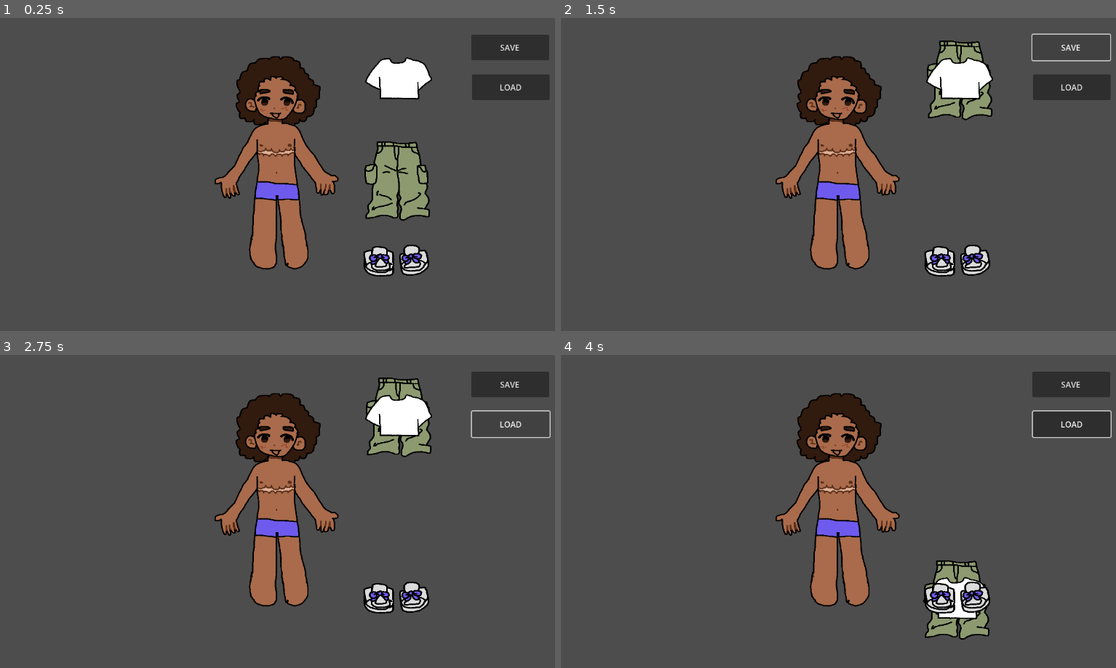
Above: before the commit, frames 1-4 (two rows, left to right).
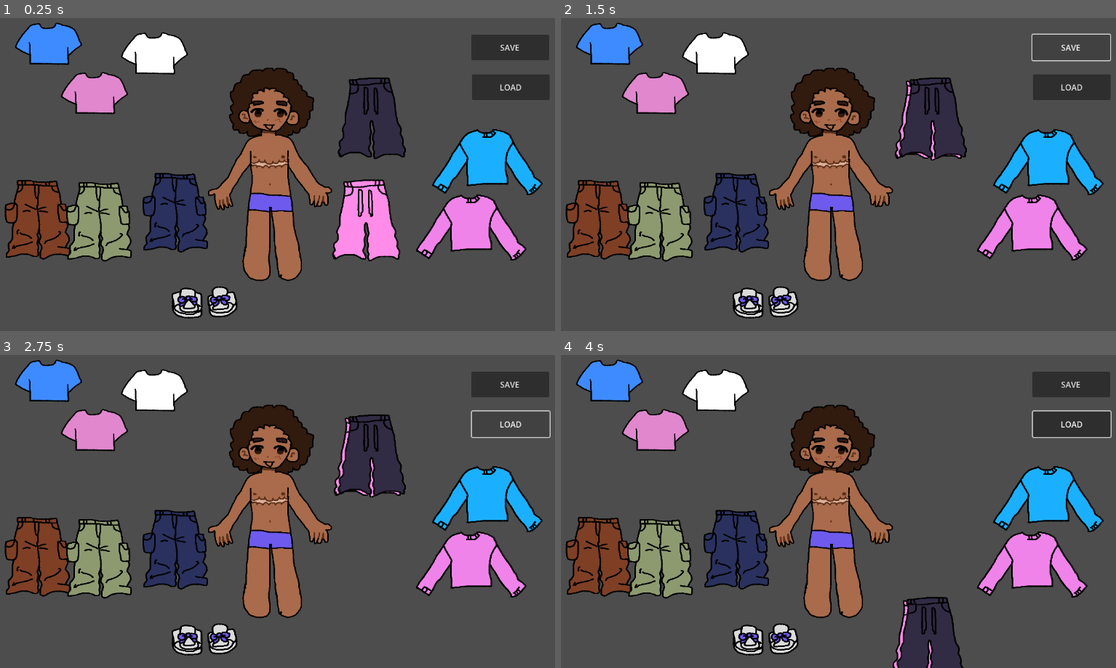
Above: after the commit, the same moments.

Repository: imdavis6/Dress-Up-Game
Game: Godot game, scene res://Main/Main.tscn
Two runs of this game, one before a commit and one after it. Both use one fixed random seed, a clock stepped at 60 frames per second and the inputs below.
Inputs (mouse positions are in pixels of both pictures, inside the frame that each line leads up to):
- Up to frame 1 (0.25 s): no input
- Up to frame 2 (1.5 s): tap Enter at 0.5 s; drag from (960, 180) to (960, 77) at 0.52 s; click "SAVE" at 1.25 s
- Up to frame 3 (2.75 s): click "LOAD" at 2 s
- Up to frame 4 (4 s): drag from (960, 414) to (955, 599) at 2.77 s; click (955, 599) at 3.6 s

The runs differ from the first frame. In frame 1, 31% of the frame differs, in the area x 0-98%, y 1-97%; in frame 2, 28%; in frame 3, 28%; in frame 4, 27%.
Error in both runs: Invalid access of index '0' on a base object of type: 'Array'. (res://Main/Main.gd:18)

Commit message:
something....

Diff:
--- a/Main/Main.tscn
+++ b/Main/Main.tscn
@@ -1,45 +1,59 @@
-[gd_scene load_steps=6 format=3 uid="uid://e0ch0udtp5db"]
+[gd_scene load_steps=8 format=3 uid="uid://e0ch0udtp5db"]
 
 [ext_resource type="PackedScene" uid="uid://bxhfdvddaftkm" path="res://Doll/Doll.tscn" id="1_d4mf8"]
 [ext_resource type="Script" path="res://Main/Main.gd" id="1_uaelu"]
 [ext_resource type="PackedScene" uid="uid://dc3a36vxfgr70" path="res://Tops/Top.tscn" id="2_nx2ck"]
 [ext_resource type="PackedScene" uid="uid://c6ac5qrxrhojw" path="res://Bottoms/Bottom.tscn" id="4_ghnwo"]
 [ext_resource type="PackedScene" uid="uid://b3nqhuu5ssngf" path="res://Feet/Feet.tscn" id="5_dhpxb"]
+[ext_resource type="PackedScene" uid="uid://lpykkjwn560l" path="res://Shirt2.tscn" id="6_2knuo"]
+[ext_resource type="PackedScene" uid="uid://dv3grmukmqqyw" path="res://bottoms_2.tscn" id="7_wj3ad"]
 
 [node name="Main" type="Node"]
 script = ExtResource("1_uaelu")
 
 [node name="Doll" parent="." instance=ExtResource("1_d4mf8")]
-position = Vector2(584, 523)
+position = Vector2(571, 546)
+
+[node name="Bottom2" parent="Doll" instance=ExtResource("4_ghnwo")]
+modulate = Color(0.301961, 0.317647, 0.847059, 1)
+position = Vector2(-190, -28)
+
+[node name="Bottom3" parent="Doll" instance=ExtResource("4_ghnwo")]
+modulate = Color(0.890196, 0.411765, 0.329412, 1)
+position = Vector2(-463, -14)
+
+[node name="Top" parent="Doll" instance=ExtResource("2_nx2ck")]
+position = Vector2(-227, -201)
+
+[node name="Top2" parent="Doll" instance=ExtResource("2_nx2ck")]
+modulate = Color(0.878431, 0.529412, 0.807843, 1)
+position = Vector2(-346, -122)
+
+[node name="Top3" parent="Doll" instance=ExtResource("2_nx2ck")]
+modulate = Color(0.243137, 0.545098, 1, 1)
+position = Vector2(-437, -220)
+
+[node name="Feet" parent="Doll" instance=ExtResource("5_dhpxb")]
+position = Vector2(-136, 70)
+
+[node name="Shirt2" parent="Doll" instance=ExtResource("6_2knuo")]
+modulate = Color(0.105882, 0.690196, 1, 1)
+position = Vector2(432, -8)
+
+[node name="Shirt3" parent="Doll" instance=ExtResource("6_2knuo")]
+modulate = Color(0.941176, 0.513726, 0.917647, 1)
+position = Vector2(400, 122)
+
+[node name="Bottoms2" parent="Doll" instance=ExtResource("7_wj3ad")]
+modulate = Color(1, 0.54902, 0.909804, 1)
+position = Vector2(185, -16)
+
+[node name="Bottoms3" parent="Doll" instance=ExtResource("7_wj3ad")]
+modulate = Color(0.196078, 0.168627, 0.266667, 1)
+position = Vector2(196, -219)
 
 [node name="Bottom" parent="Doll" instance=ExtResource("4_ghnwo")]
-position = Vector2(237, -68)
-
-[node name="Bottom2" parent="Doll" instance=ExtResource("4_ghnwo")]
-visible = false
-modulate = Color(0.301961, 0.317647, 0.847059, 1)
-position = Vector2(418, -138)
-
-[node name="Bottom3" parent="Doll" instance=ExtResource("4_ghnwo")]
-visible = false
-modulate = Color(0.890196, 0.411765, 0.329412, 1)
-position = Vector2(498, 33)
-
-[node name="Top" parent="Doll" instance=ExtResource("2_nx2ck")]
-position = Vector2(244, -128)
-
-[node name="Top2" parent="Doll" instance=ExtResource("2_nx2ck")]
-visible = false
-modulate = Color(0.878431, 0.529412, 0.807843, 1)
-position = Vector2(314, -322)
-
-[node name="Top3" parent="Doll" instance=ExtResource("2_nx2ck")]
-visible = false
-modulate = Color(0.243137, 0.545098, 1, 1)
-position = Vector2(387, -284)
-
-[node name="Feet" parent="Doll" instance=ExtResource("5_dhpxb")]
-position = Vector2(231, 10)
+position = Vector2(-341, -10)
 
 [node name="SaveButton" type="Button" parent="."]
 anchors_preset = -1
--- /dev/null
+++ b/Shirt2.tscn
@@ -0,0 +1,20 @@
+[gd_scene load_steps=4 format=3 uid="uid://lpykkjwn560l"]
+
+[ext_resource type="Script" path="res://Tops/Vestment.gd" id="1_77h7y"]
+[ext_resource type="Texture2D" uid="uid://cq26rbngqlpdc" path="res://Tops/long sleeve.png" id="2_my8nm"]
+
+[sub_resource type="RectangleShape2D" id="RectangleShape2D_2ngr4"]
+size = Vector2(782.399, 462.832)
+
+[node name="Shirt2" type="Area2D"]
+script = ExtResource("1_77h7y")
+
+[node name="LongSleeve" type="Sprite2D" parent="."]
+position = Vector2(5, -207)
+scale = Vector2(0.285021, 0.285995)
+texture = ExtResource("2_my8nm")
+
+[node name="CollisionShape2D" type="CollisionShape2D" parent="."]
+position = Vector2(-0.499992, -224.184)
+scale = Vector2(0.285021, 0.285995)
+shape = SubResource("RectangleShape2D_2ngr4")
--- a/Tops/Top.tscn
+++ b/Tops/Top.tscn
@@ -1,9 +1,8 @@
-[gd_scene load_steps=6 format=3 uid="uid://dc3a36vxfgr70"]
+[gd_scene load_steps=5 format=3 uid="uid://dc3a36vxfgr70"]
 
 [ext_resource type="Script" path="res://Tops/Vestment.gd" id="1_bux0g"]
 [ext_resource type="Texture2D" uid="uid://deodulkyqnon0" path="res://Doll/Doll.png" id="2_wnats"]
 [ext_resource type="Texture2D" uid="uid://4lut6i0j5udw" path="res://Tops/Pink Shirt.png" id="3_fh7k8"]
-[ext_resource type="Texture2D" uid="uid://cq26rbngqlpdc" path="res://Tops/long sleeve.png" id="3_mq2wn"]
 
 [sub_resource type="RectangleShape2D" id="RectangleShape2D_6dl5b"]
 size = Vector2(136, 87)
@@ -17,12 +16,6 @@
 scale = Vector2(0.272685, 0.269208)
 texture = ExtResource("2_wnats")
 
-[node name="LongSleeve" type="Sprite2D" parent="."]
-visible = false
-position = Vector2(5, -207)
-scale = Vector2(0.285021, 0.285995)
-texture = ExtResource("3_mq2wn")
-
 [node name="PinkShirt" type="Sprite2D" parent="."]
 position = Vector2(6.00002, -206)
 scale = Vector2(0.271048, 0.277828)
--- a/Tops/Vestment.gd
+++ b/Tops/Vestment.gd
@@ -1,7 +1,7 @@
 extends Area2D
 class_name Vestment
 
-@onready var animated_sprite_2d = $AnimatedSprite2D
+@onready var sprite_2d = $Sprite2D
 @export var snap_distance: float = 20.0 # px
 var is_dragging: bool = false
 var mouse_offset: Vector2
@@ -13,7 +13,7 @@
 	if Input.is_action_just_released("drag"):
 		is_dragging = false
 	if Input.is_mouse_button_pressed(MOUSE_BUTTON_RIGHT):
-		animated_sprite_2d.frame
+		sprite_2d.frame
 
 
 	if is_dragging:
@@ -28,5 +28,6 @@
 	if event is InputEventMouseButton:
 		#Pressed down
 		if event.pressed:
+			print(shape_idx)
 			is_dragging = true
 			mouse_offset = get_local_mouse_position()
--- /dev/null
+++ b/bottoms_2.tscn
@@ -0,0 +1,20 @@
+[gd_scene load_steps=4 format=3 uid="uid://dv3grmukmqqyw"]
+
+[ext_resource type="Script" path="res://Tops/Vestment.gd" id="1_tgmu3"]
+[ext_resource type="Texture2D" uid="uid://c2fintuwuytnu" path="res://Bottoms/sweat pants.png" id="2_nxyvr"]
+
+[sub_resource type="RectangleShape2D" id="RectangleShape2D_120mj"]
+size = Vector2(1803.51, 2221.39)
+
+[node name="Bottoms2" type="Area2D"]
+script = ExtResource("1_tgmu3")
+
+[node name="AnimatedSprite2D" type="Sprite2D" parent="."]
+position = Vector2(7, -205)
+scale = Vector2(0.266517, 0.266013)
+texture = ExtResource("2_nxyvr")
+
+[node name="CollisionShape2D" type="CollisionShape2D" parent="."]
+position = Vector2(4.5, -101.5)
+scale = Vector2(0.0759629, 0.0760784)
+shape = SubResource("RectangleShape2D_120mj")
